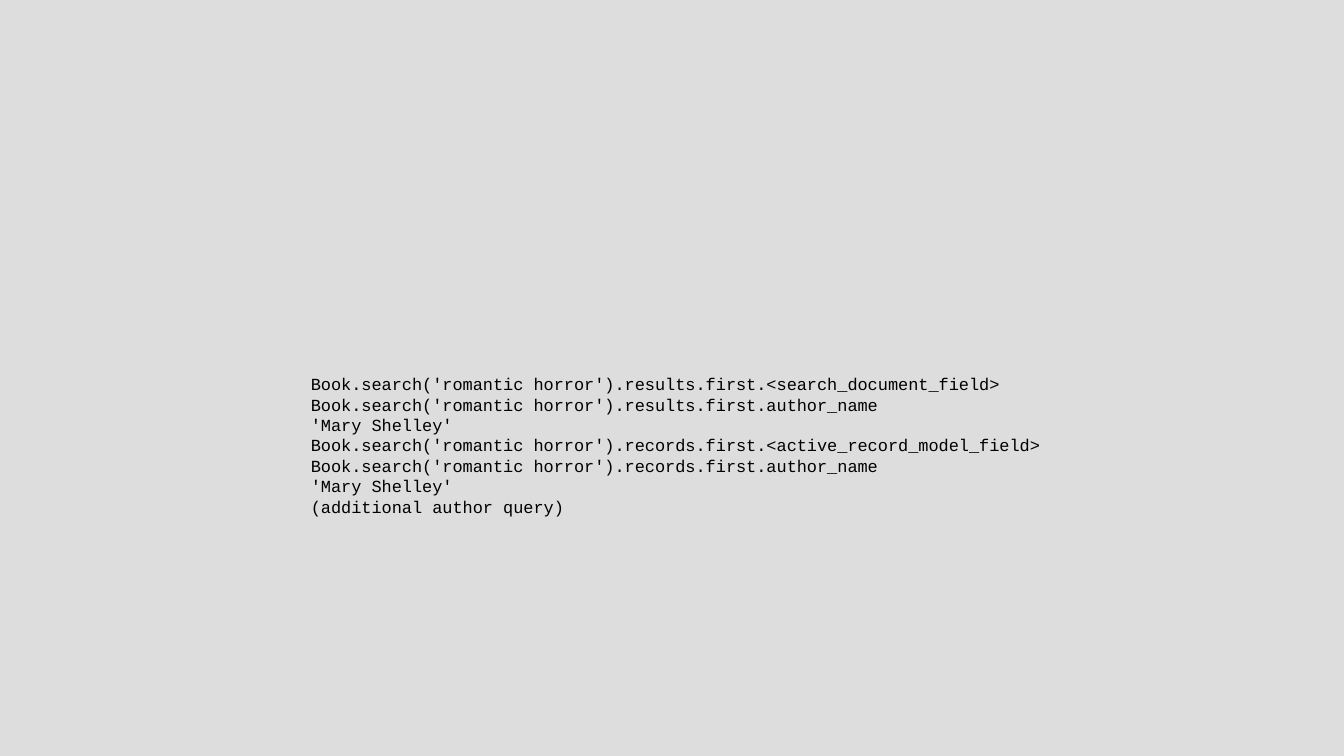
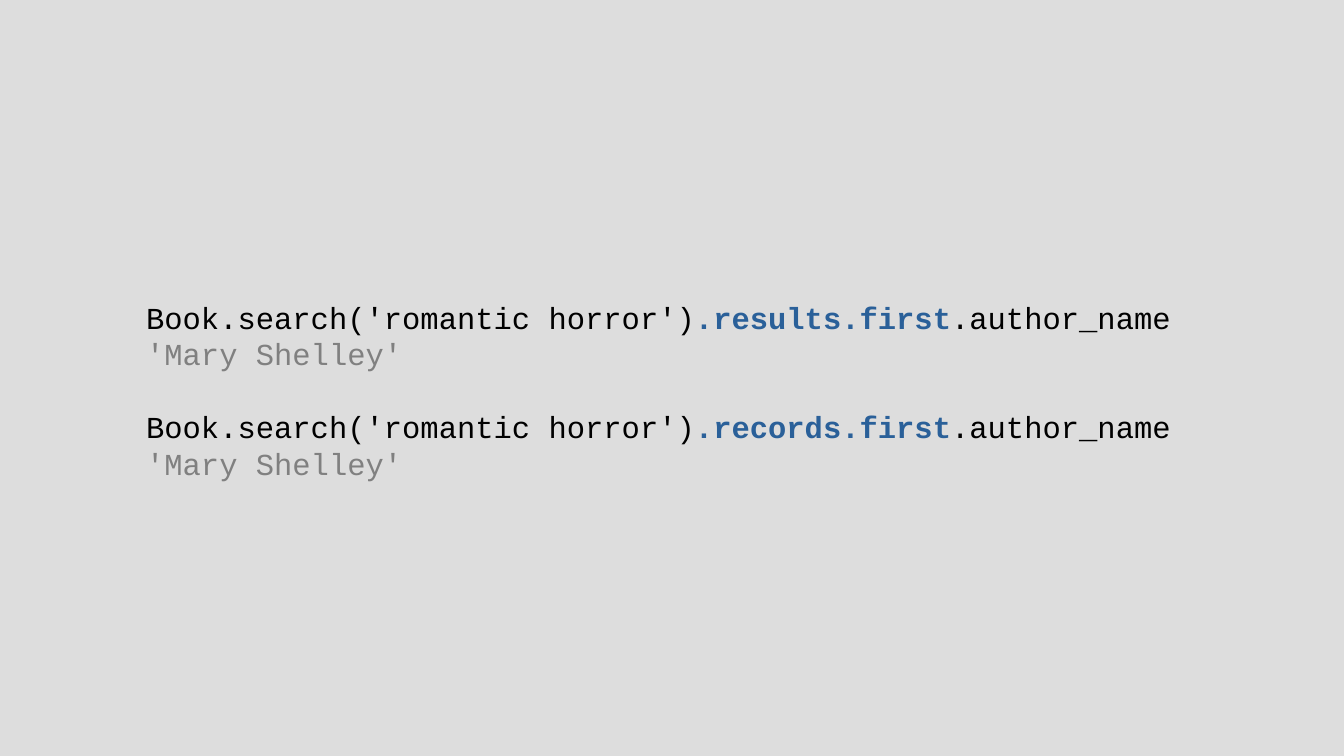
Before and after one commit to chriscressman/architecting-a-search-feature, a slide deck: slide 92 of presentation.odp (slide 91 before the commit). Drawn at 1344x756 pixels with LibreOffice and Linux fonts; fonts in the diff are those of the drawing. Boxes give left, top, right and bottom in pixels: in the first picture for what was removed or moved away, otherwise in the second. Text is boxed around its words. In the diff, an @@ line names an element or a change of style, - is before the commit and + after.

```diff
--- a/presentation.odp
+++ b/presentation.odp
@@ text "Book.search('romantic horror').results.first.author_name": place and size @@
-text "Book.search('romantic horror').results.first.author_name" at <box>311,378,1040,517</box>
+text "Book.search('romantic horror').results.first.author_name" at <box>146,307,1171,481</box>
@@ text "Book.search('romantic horror').results.first.author_name" at <box>146,307,1171,481</box>: size 10 to 18 pt; text colour #000000 to #2A6099, bold on in "horror').results.first.author_name", "horror').records.first.author_name"; text colour #000000 to #808080 in "'Mary Shelley'", "'Mary Shelley'" @@
@@ text at <box>311,378,1000,394</box>: paragraph removed @@
-Book.search('romantic horror').results.first.<search_document_field>
@@ text at <box>311,439,1040,455</box>: paragraph removed @@
-Book.search('romantic horror').records.first.<active_record_model_field>
@@ text at <box>311,500,564,517</box>: paragraph removed @@
-(additional author query)
```
Also in this commit, not shown: 30 other slides changed, 11 slides added, 14 slides removed.
